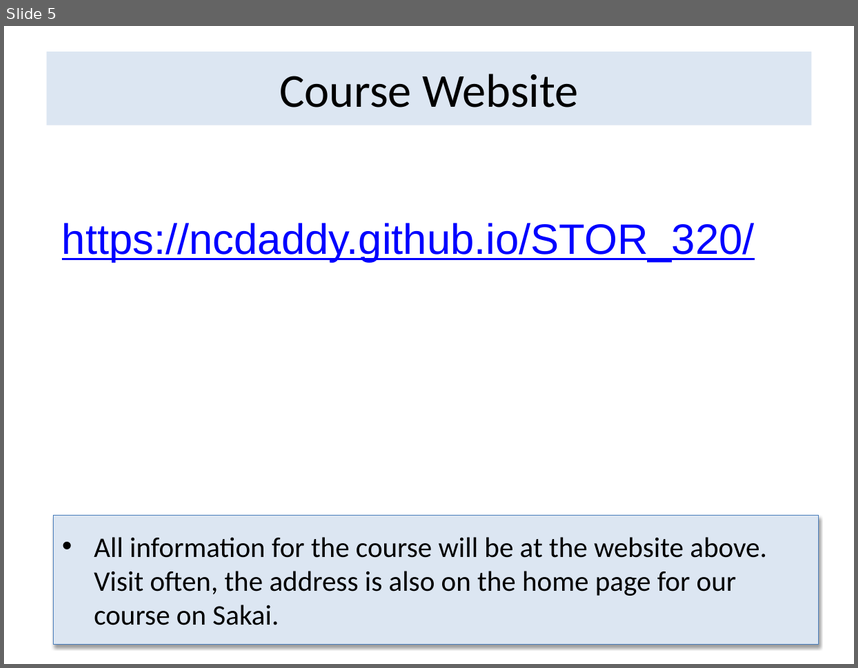
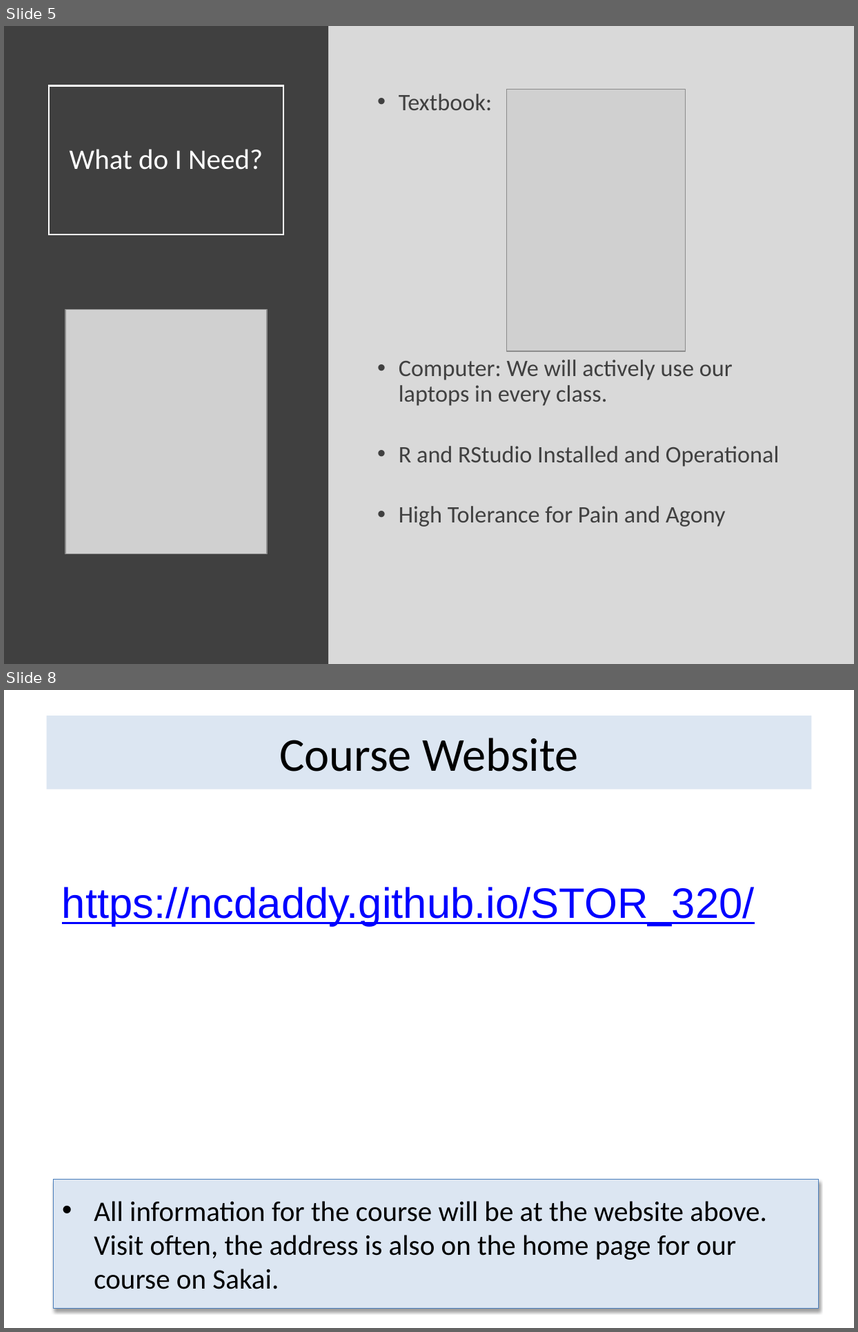
Before and after one commit to Yixf-Self/STOR320_WEBSITE, a slide deck: Lectures/Lecture 1/STOR 320 Lecture 1.pptx. Shown one above the other, each under a label of ours: slide 5 before the commit, slides 5 and 8 after it; the slides between them are not shown. The pictures are 858x668 and 858x1332 pixels, drawn with LibreOffice and Linux fonts; fonts in the diff are those of the drawing; grey boxes stand for pictures. Boxes give left, top, right and bottom in pixels: in the first picture for what was removed or moved away, otherwise in the second. Text is boxed around its words. In the diff, an @@ line names an element or a change of style, - is before the commit and + after.

```diff
--- a/Lectures/Lecture 1/STOR 320 Lecture 1.pptx
+++ b/Lectures/Lecture 1/STOR 320 Lecture 1.pptx
@@ slide 5 added at (4, 26, 854, 664), background #D9D9D9 @@
@@ rectangle added at (4, 26, 329, 664), fill #404040 @@
@@ title added at (49, 85, 283, 234), outline #FFFFFF 1.5 pt, 24 pt, text #FFFFFF @@
+What do I Need?
@@ text added at (399, 94, 780, 526), 20 pt, text #404040 @@
+• Textbook:
+• Computer: We will actively use our laptops in every class.
+• R and RStudio Installed and Operational
+• High Tolerance for Pain and Agony
@@ picture added at (507, 89, 686, 351) @@
@@ picture added at (65, 309, 267, 553) @@
@@ what was slide 5 is now slide 8 @@
```
Also in this commit, not shown: 1 slide changed, 5 other slides added, 3 slides removed, 1 other file.
